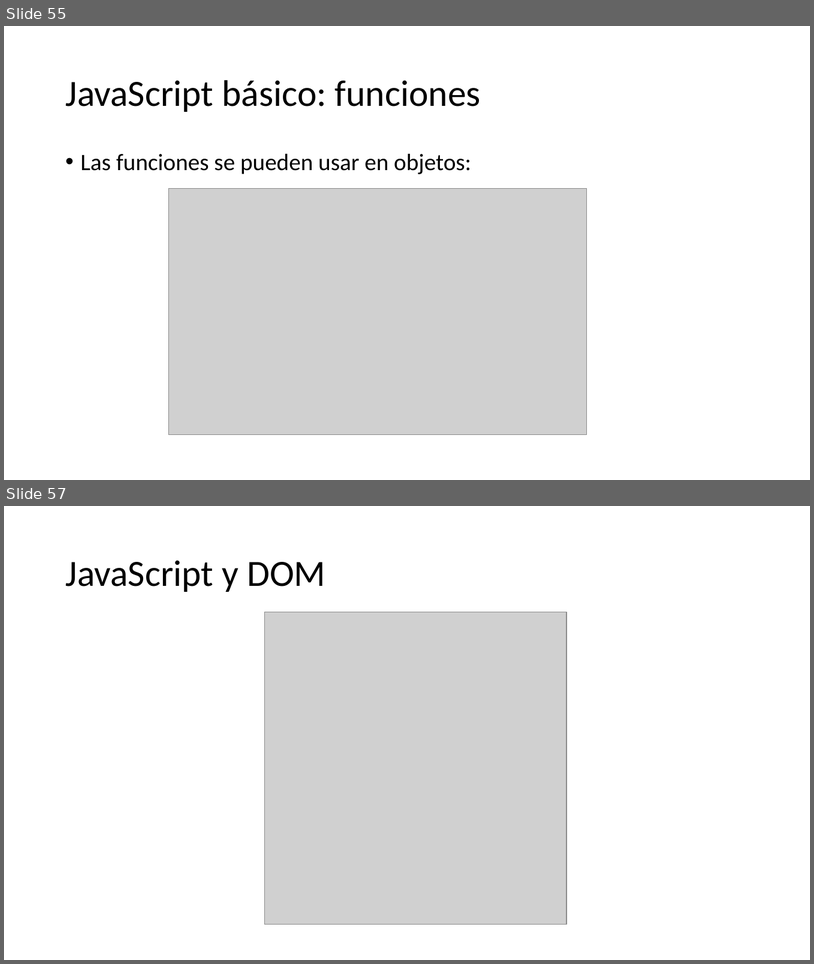
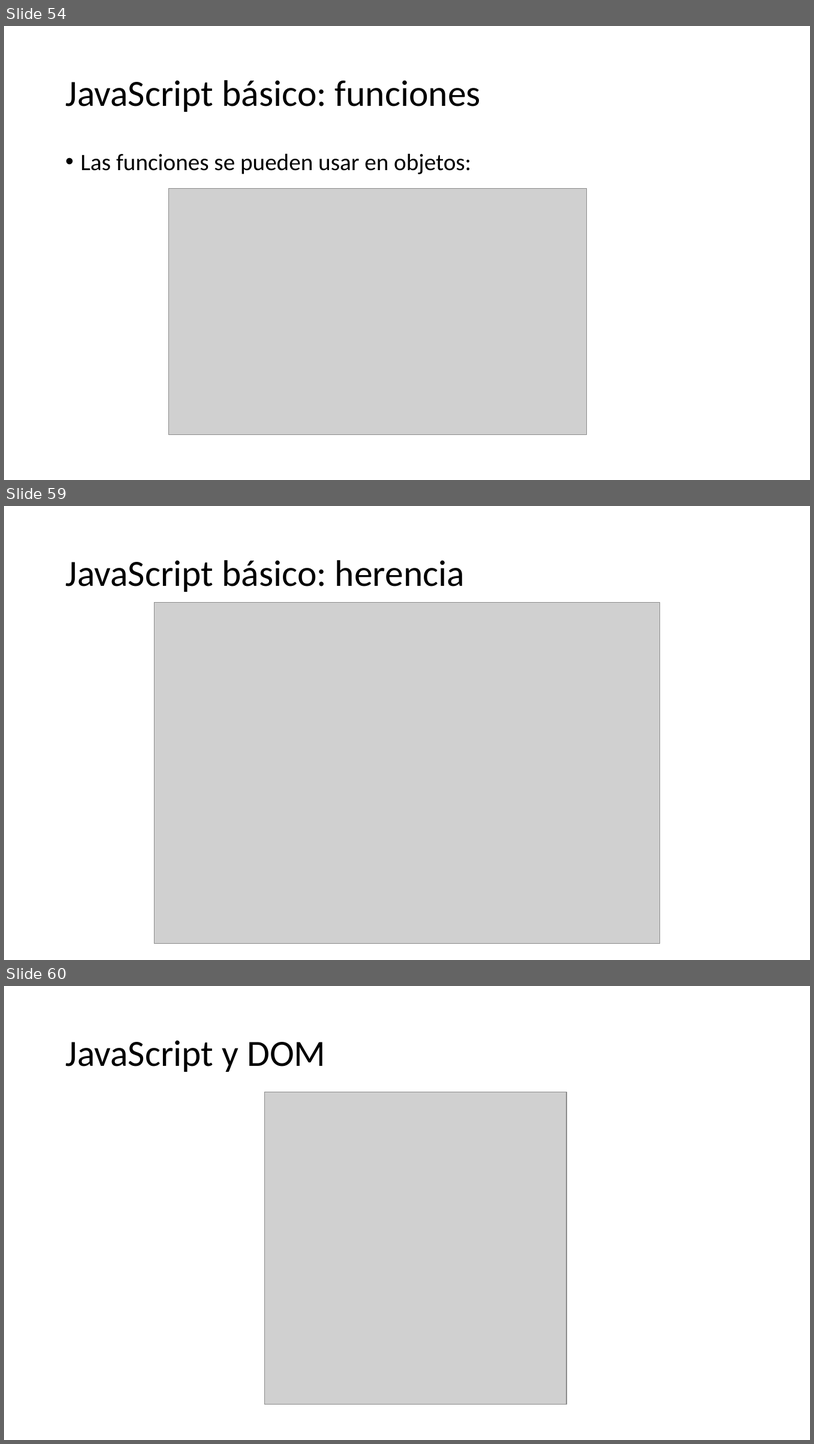
Before and after one commit to SarutobiKonohamaru/js_full_course, a slide deck: Presentacion.pptx. Shown one above the other, each under a label of ours: slides 55 and 57 before the commit, slides 54, 59 and 60 after it; the slides between them are not shown. The pictures are 814x964 and 814x1444 pixels, drawn with LibreOffice and Linux fonts; fonts in the diff are those of the drawing; grey boxes stand for pictures. Boxes give left, top, right and bottom in pixels: in the first picture for what was removed or moved away, otherwise in the second. Text is boxed around its words. In the diff, an @@ line names an element or a change of style, - is before the commit and + after.

```diff
--- a/Presentacion.pptx
+++ b/Presentacion.pptx
@@ slide 59 added at [4, 506, 810, 960], background #FFFFFF @@
@@ title added at [65, 560, 465, 592], 44 pt, text #000000 @@
+JavaScript básico: herencia
@@ picture added at [155, 603, 660, 943] @@
@@ what was slide 55 is now slide 54 @@
@@ what was slide 57 is now slide 60 @@
```
Also in this commit, not shown: 2 slides changed, 3 other slides added, 1 slide removed.
